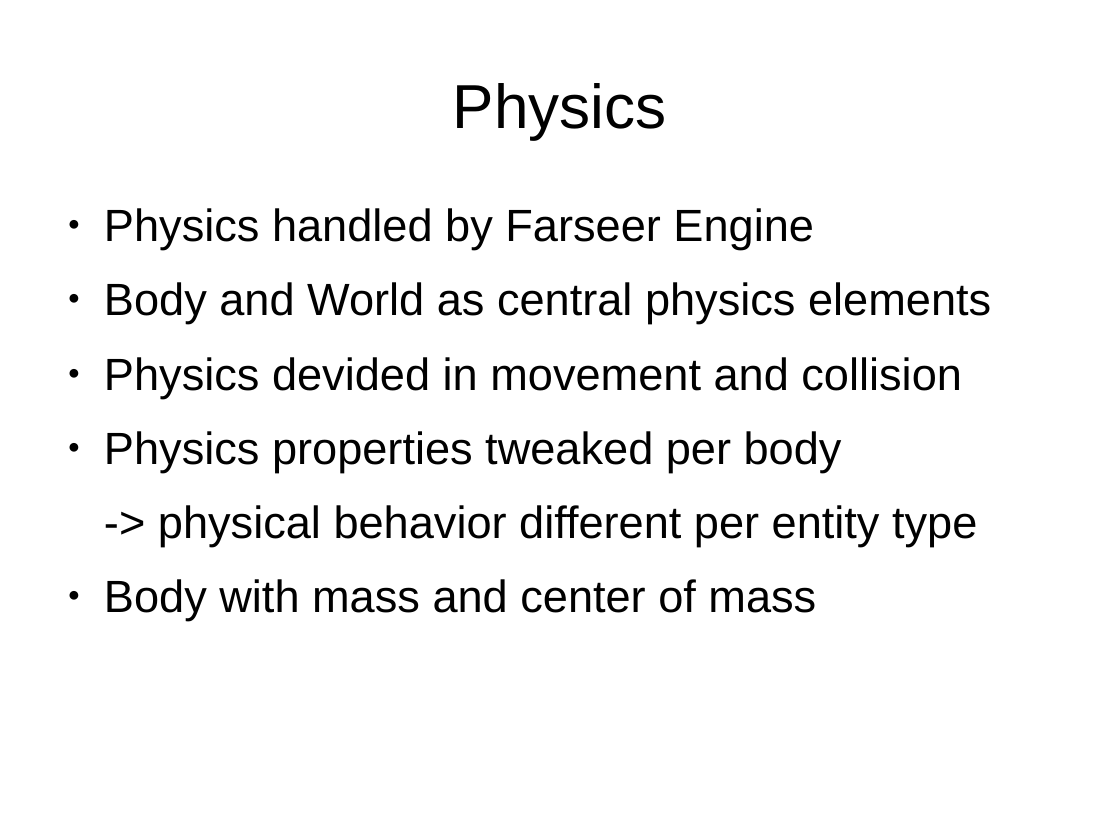
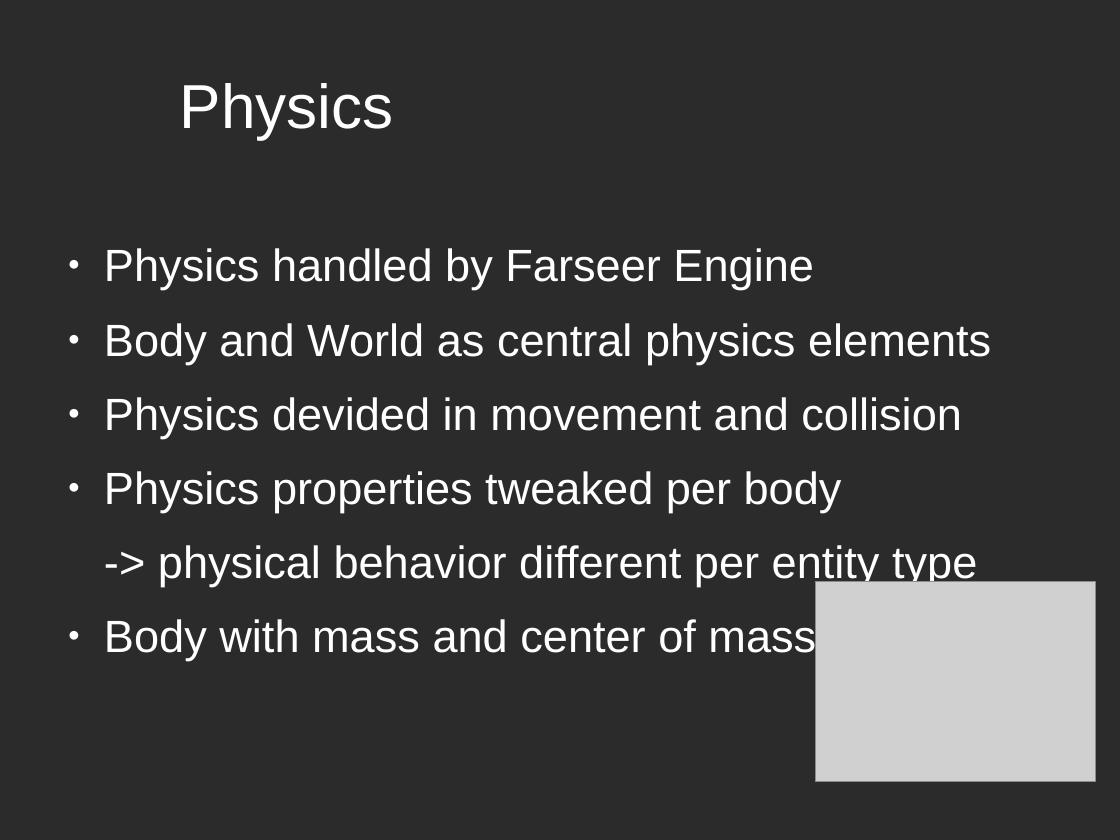
Before and after one commit to szyuGH/StarrockGame, a slide deck: slide 3 of Docs/PresentationPrototype/PrototypePresentation.odp (slide 12 before the commit). Drawn at 1120x840 pixels with LibreOffice and Linux fonts; fonts in the diff are those of the drawing; grey boxes stand for pictures; background and template pictures are left out; a plain dark background stands for a picture behind light text. Boxes give left, top, right and bottom in pixels: in the first picture for what was removed or moved away, otherwise in the second. Text is boxed around its words. In the diff, an @@ line names an element or a change of style, - is before the commit and + after.

```diff
--- a/Docs/PresentationPrototype/PrototypePresentation.odp
+++ b/Docs/PresentationPrototype/PrototypePresentation.odp
@@ background #FFFFFF to picture (left out) @@
@@ title "Physics": place and size @@
-title "Physics" at [453, 83, 667, 139]
+title "Physics" at [180, 83, 394, 139]
@@ title "Physics" at [180, 83, 394, 139]: text colour #000000 to #FFFFFF; alignment centre to left @@
@@ text "Physics handled by Farseer Engine": place and size @@
-text "Physics handled by Farseer Engine" at [104, 208, 991, 621]
+text "Physics handled by Farseer Engine" at [104, 248, 991, 661]
@@ text "Physics handled by Farseer Engine" at [104, 248, 991, 661]: text colour #000000 to #FFFFFF; bullet colour #000000 to #FFFFFF @@
@@ picture added at [816, 581, 1097, 782] @@
```
Also in this commit, not shown: 7 other slides changed, 10 slides added, 8 slides removed, 8 other files.
